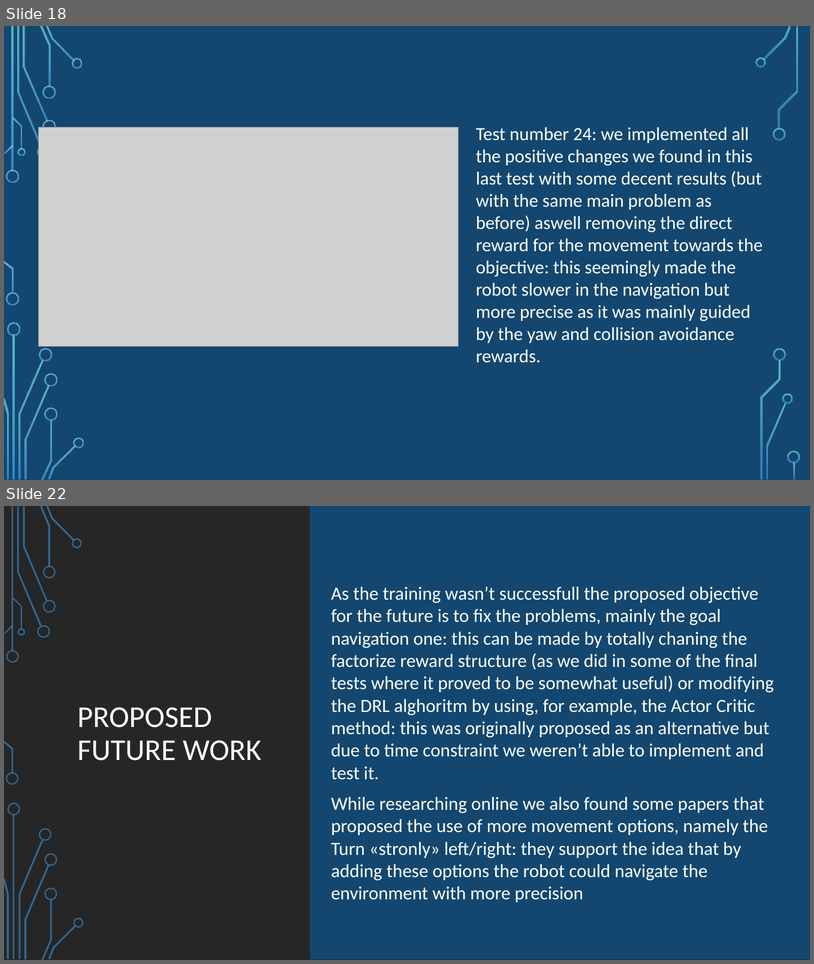
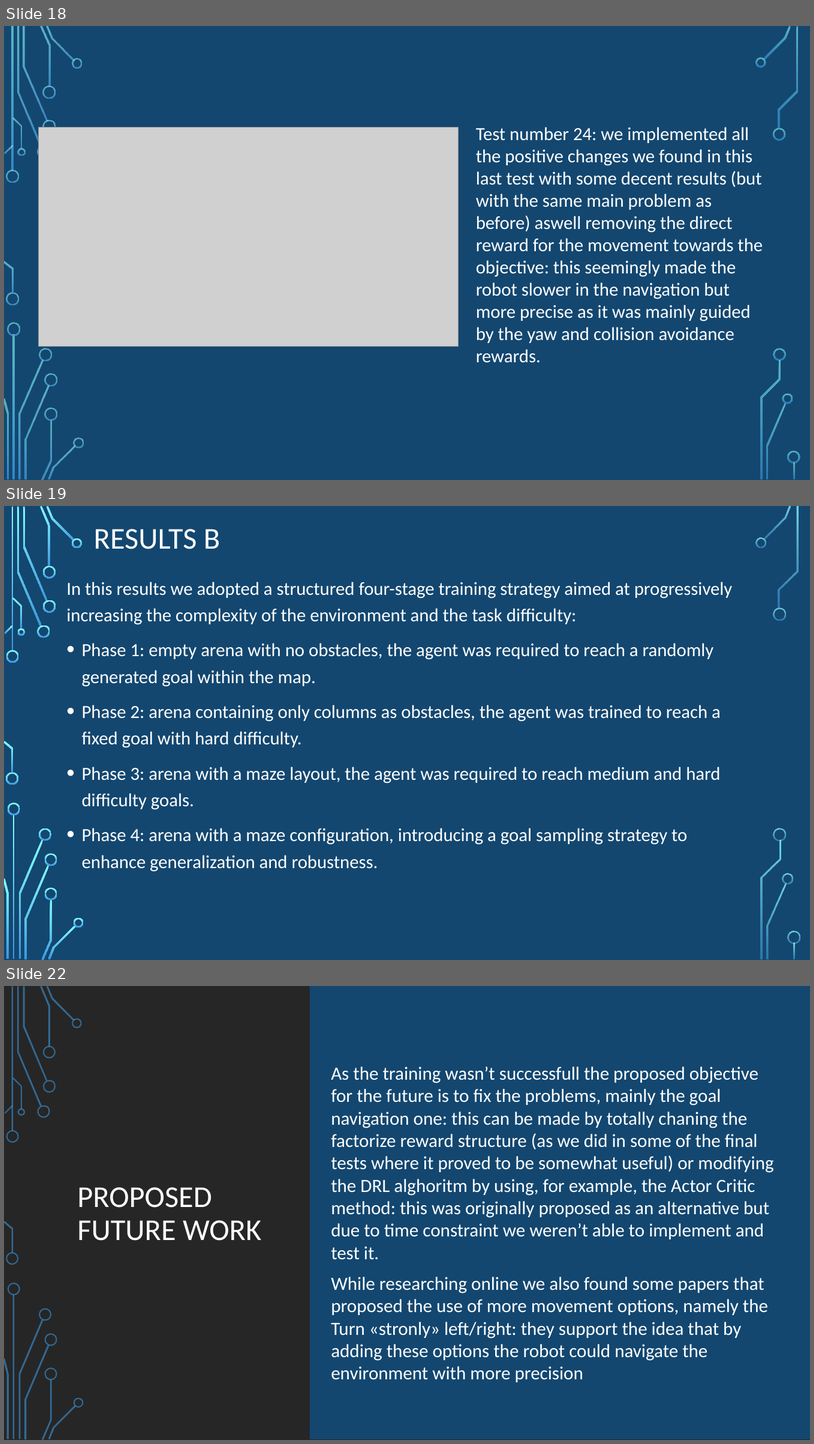
Before and after one commit to SSimuzzz/MobileRobotNavigation, a slide deck: Mini-Project/Group K Final Presentation.pptx. Shown one above the other, each under a label of ours: slides 18 and 22 before the commit, slides 18, 19 and 22 after it; the slides between them are not shown. The pictures are 814x964 and 814x1444 pixels, drawn with LibreOffice and Linux fonts; fonts in the diff are those of the drawing; grey boxes stand for pictures; background and template pictures are left out. Boxes give left, top, right and bottom in pixels: in the first picture for what was removed or moved away, otherwise in the second. Text is boxed around its words. In the diff, an @@ line names an element or a change of style, - is before the commit and + after.

Commit message:
Completed results in final presentation

```diff
--- a/Mini-Project/Group K Final Presentation.pptx
+++ b/Mini-Project/Group K Final Presentation.pptx
@@ slide 19 added at [4,506,810,960], background picture (left out); not listed: 17 template elements that a slide beside it also shows @@
@@ title added at [94,529,220,549], 36 pt, text #FFFFFF @@
+RESULTS B
@@ text added at [66,582,733,871], 22 pt, text #FFFFFF @@
+In this results we adopted a structured four-stage training strategy aimed at progressively increasing the complexity of the environment and the task difficulty:
+• Phase 1: empty arena with no obstacles, the agent was required to reach a randomly generated goal within the map.
+• Phase 2: arena containing only columns as obstacles, the agent was trained to reach a fixed goal with hard difficulty.
+• Phase 3: arena with a maze layout, the agent was required to reach medium and hard difficulty goals.
+• Phase 4: arena with a maze configuration, introducing a goal sampling strategy to enhance generalization and robustness.
@@ group added at [6,537,801,958]: 19 freeform shapes @@
```
Also in this commit, not shown: 2 slides changed, 1 slide removed.
